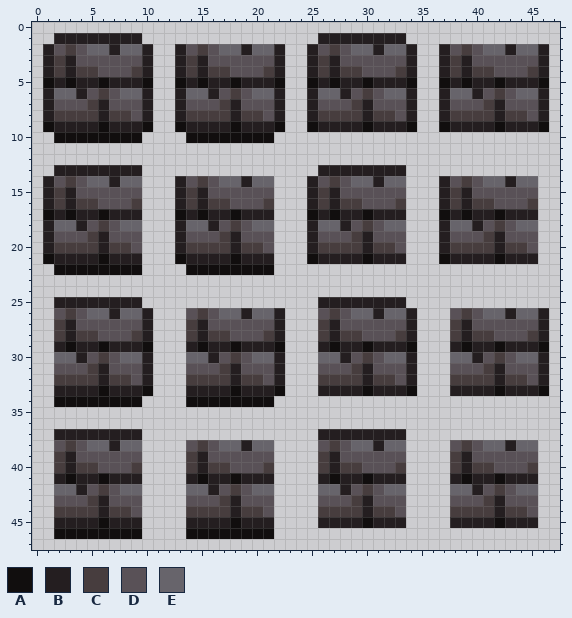
File history of a pixel-art sprite, Blocktest/Content/Graphics/Blocks/stonebrick.png. Above: the version before the commit.
The file is 48x48 pixels.
Palette (. is transparent): A #110e0e  B #241e20  C #473d3e  D #595157  E #67646b
After:
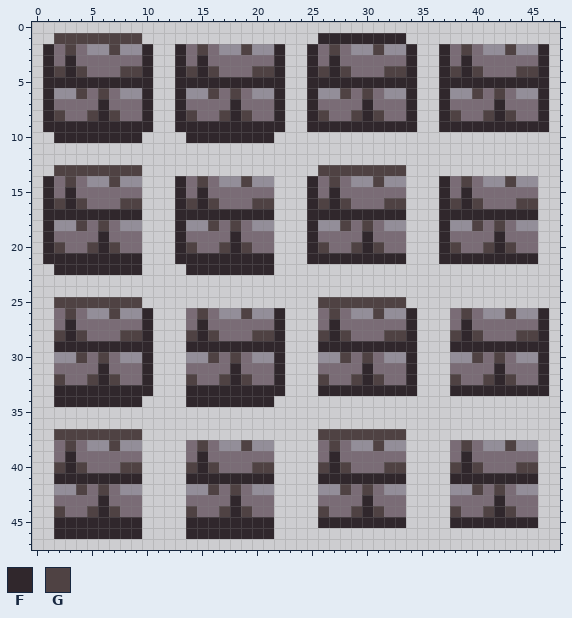
Colours new in this view: F #30272c  G #4f4243
From old to new:
colour D: #595157 -> #7a6c76
colour E: #67646b -> #938e99
Changed rows in their new state; - is a pixel that keeps its letter.
first column x 1:
 1 -GGGGGGGG----------------FFFFFFFF-------------
 2 F-G---G--F--F-G---G--F--F-G---G--F--F-G---G--F
 3 FDF------F--FDF------F--FDF------F--FDF------F
 4 FGFGD--GGF--FGFGD--GGF--FGFGD--GGF--FGFGD--GGF
 5 FFFFFFFFFF--FFFFFFFFFF--FFFFFFFFFF--FFFFFFFFFF
 6 F--G-G---F--F--G-G---F--F--G-G---F--F--G-G---F
 7 F---DF---F--F---DF---F--F---DF---F--F---DF---F
 8 FGDDGFGD-F--FGDDGFGD-F--FGDDGFGD-F--FGDDGFGD-F
 9 FFFFFFFFFF--FFFFFFFFFF--FFFFFFFFFF--FFFFFFFFFF
10 -FFFFFFFF----FFFFFFFF-------------------------
13 -GGGGGGGG----------------GGGGGGGG-------------
14 F-G---G-----F-G---G-----F-G---G-----F-G---G---
15 FDF---------FDF---------FDF---------FDF-------
16 FGFGD--GG---FGFGD--GG---FGFGD--GG---FGFGD--GG-
17 FFFFFFFFF---FFFFFFFFF---FFFFFFFFF---FFFFFFFFF-
18 F--G-G------F--G-G------F--G-G------F--G-G----
19 F---DF------F---DF------F---DF------F---DF----
20 FGDDGFGD----FGDDGFGD----FGDDGFGD----FGDDGFGD--
21 FFFFFFFFF---FFFFFFFFF---FFFFFFFFF---FFFFFFFFF-
22 -FFFFFFFF----FFFFFFFF-------------------------
25 -GGGGGGGG----------------GGGGGGGG-------------
26 --G---G--F----G---G--F----G---G--F----G---G--F
27 -DF------F---DF------F---DF------F---DF------F
28 -GFGD--GGF---GFGD--GGF---GFGD--GGF---GFGD--GGF
29 -FFFFFFFFF---FFFFFFFFF---FFFFFFFFF---FFFFFFFFF
30 ---G-G---F-----G-G---F-----G-G---F-----G-G---F
31 ----DF---F------DF---F------DF---F------DF---F
32 -GDDGFGD-F---GDDGFGD-F---GDDGFGD-F---GDDGFGD-F
33 -FFFFFFFFF---FFFFFFFFF---FFFFFFFFF---FFFFFFFFF
34 -FFFFFFFF----FFFFFFFF-------------------------
37 -GGGGGGGG----------------GGGGGGGG-------------
38 --G---G-------G---G-------G---G-------G---G---
39 -DF----------DF----------DF----------DF-------
40 -GFGD--GG----GFGD--GG----GFGD--GG----GFGD--GG-
41 -FFFFFFFF----FFFFFFFF----FFFFFFFF----FFFFFFFF-
42 ---G-G---------G-G---------G-G---------G-G----
43 ----DF----------DF----------DF----------DF----
44 -GDDGFGD-----GDDGFGD-----GDDGFGD-----GDDGFGD--
45 -FFFFFFFF----FFFFFFFF----FFFFFFFF----FFFFFFFF-
46 -FFFFFFFF----FFFFFFFF-------------------------
Changed places in both pictures, as pixel boxes (x1, y1, x2, y2):
changed: (43, 33, 549, 539)
